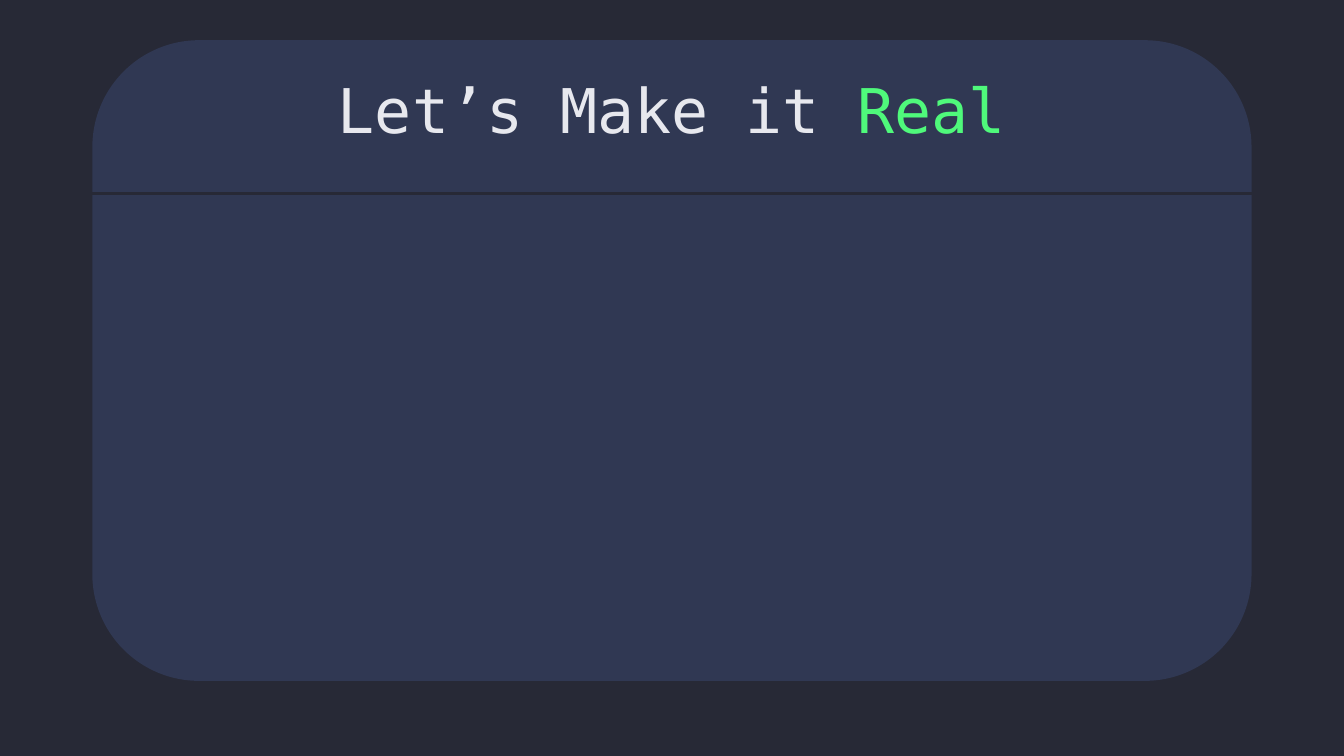
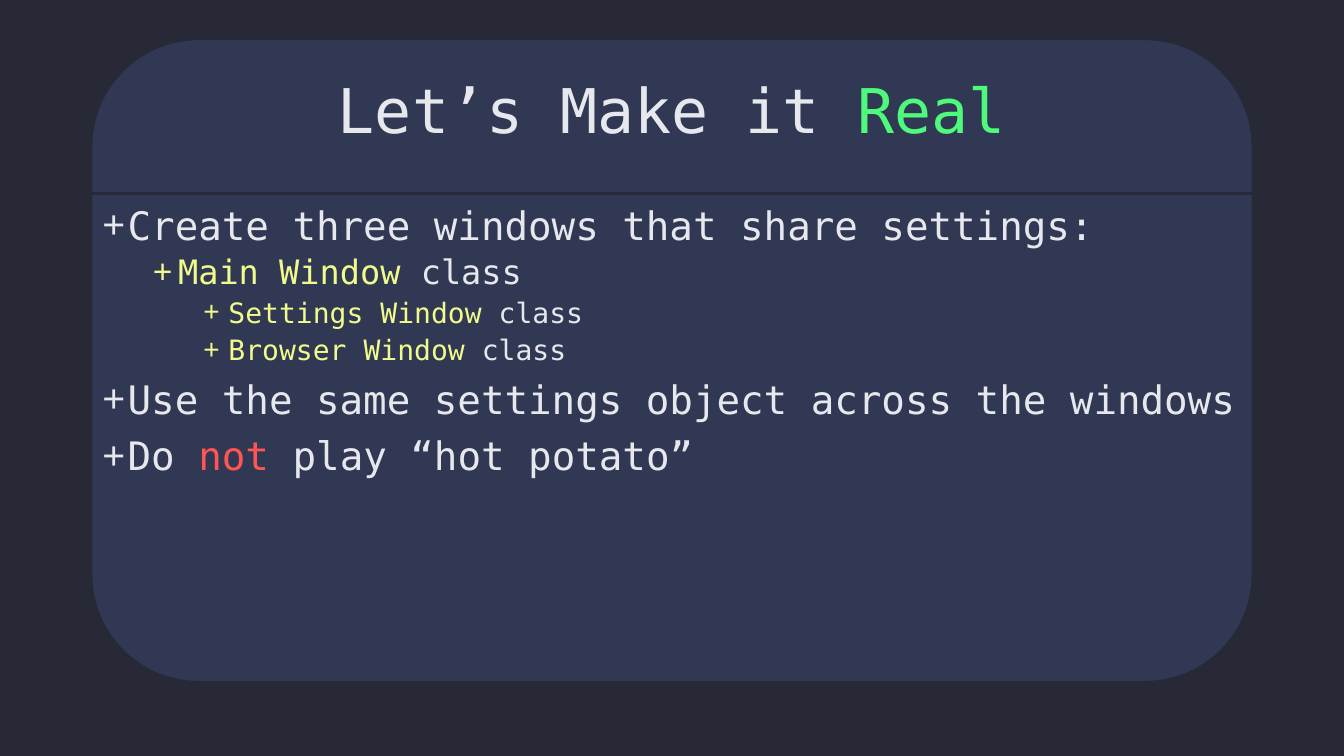
Before and after one commit to benjaminRoberts01375/DesignPattern-Singleton, a slide deck: slide 10 of Singleton.pptx. Drawn at 1344x756 pixels with LibreOffice and Linux fonts; fonts in the diff are those of the drawing. Boxes give left, top, right and bottom in pixels: in the first picture for what was removed or moved away, otherwise in the second. Text is boxed around its words. In the diff, an @@ line names an element or a change of style, - is before the commit and + after.

```diff
--- a/Singleton.pptx
+++ b/Singleton.pptx
@@ text added at [128,210,1235,478], 28 pt, text #E7E8EE @@
++ Create three windows that share settings:
+  + Main Window class
+    + Settings Window class
+    + Browser Window class
++ Use the same settings object across the windows
++ Do not play “hot potato”
```
Also in this commit, not shown: 1 slide added, 1 other file.
